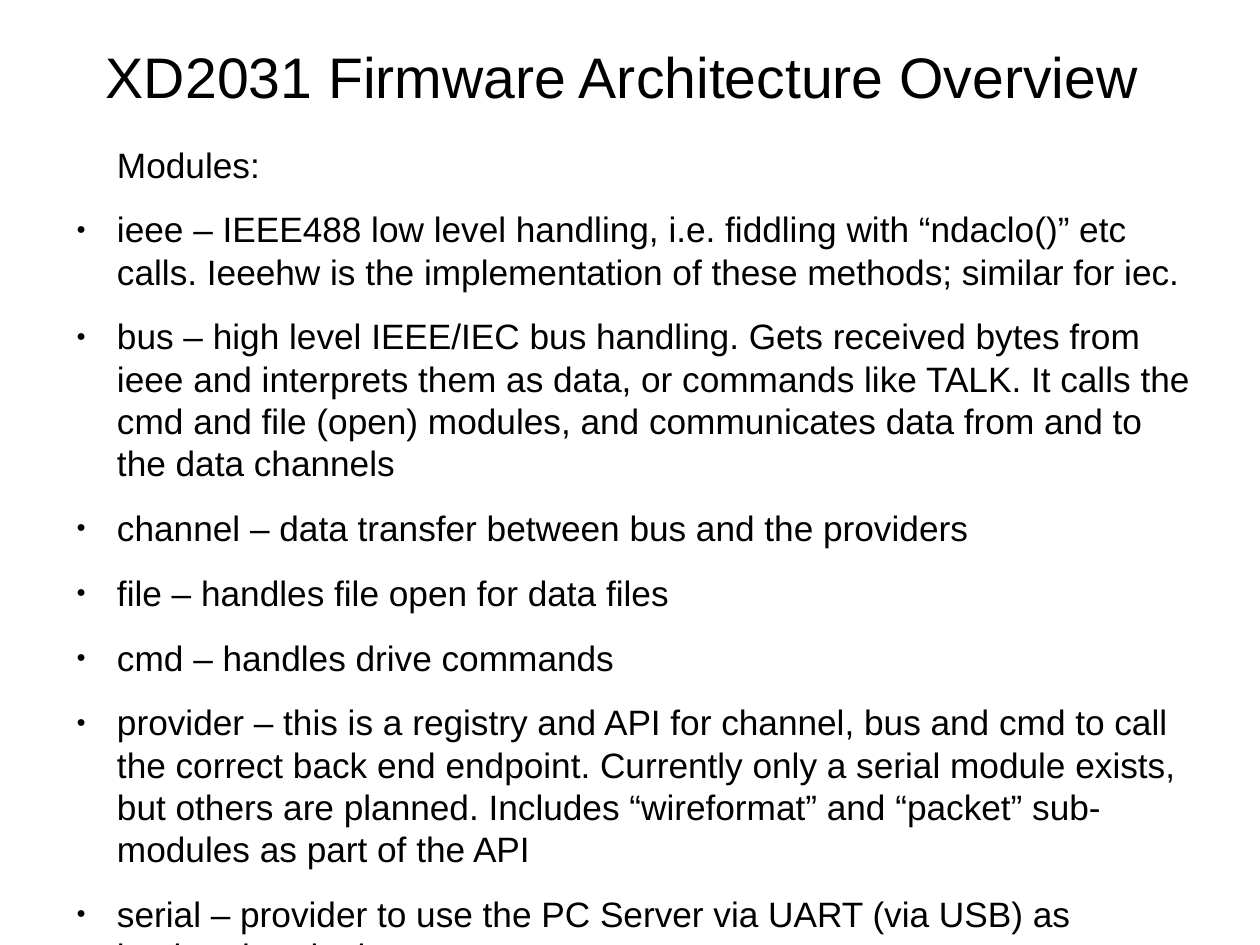
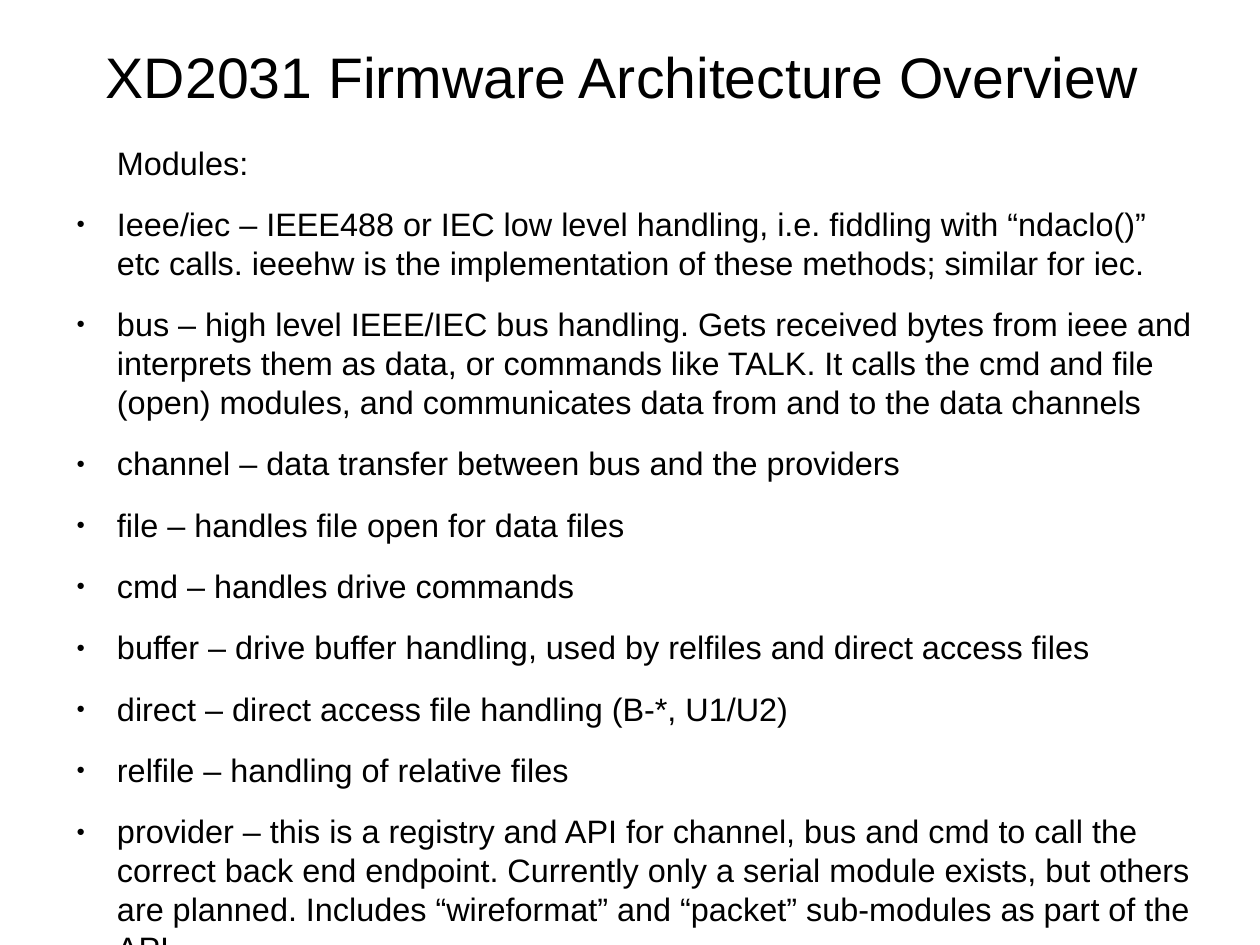
Before and after one commit to fachat/XD2031, a slide deck: slide 3 of docsrc/firmware overview.odp. Drawn at 1260x945 pixels with LibreOffice and Linux fonts; fonts in the diff are those of the drawing. Boxes give left, top, right and bottom in pixels: in the first picture for what was removed or moved away, otherwise in the second. Text is boxed around its words. In the diff, an @@ line names an element or a change of style, - is before the commit and + after.

```diff
--- a/docsrc/firmware overview.odp
+++ b/docsrc/firmware overview.odp
@@ text at [117,151,1191,927]: size 22.2 to 20.4 pt in "Modules:", "bus – high level IEEE/IEC bus handling. ...", "channel – data transfer between bus and ...", "file – handles file open for data ..." and 3 more places @@
@@ text at [117,212,1146,281]: text changed; size 22.2 to 20.4 pt @@
-● ieee – IEEE488 low level handling, i.e. fiddling with “ndaclo()” etc calls. Ieeehw is the implementation of these methods; similar for iec.
+● Ieee/iec – IEEE488 or IEC low level handling, i.e. fiddling with “ndaclo()” etc calls. ieeehw is the implementation of these methods; similar for iec.
@@ text at [117,635,1090,788]: paragraphs added @@
+● buffer – drive buffer handling, used by relfiles and direct access files
+● direct – direct access file handling (B-*, U1/U2)
+● relfile – handling of relative files
```
Also in this commit, not shown: 2 other slides changed, 1 other file.
